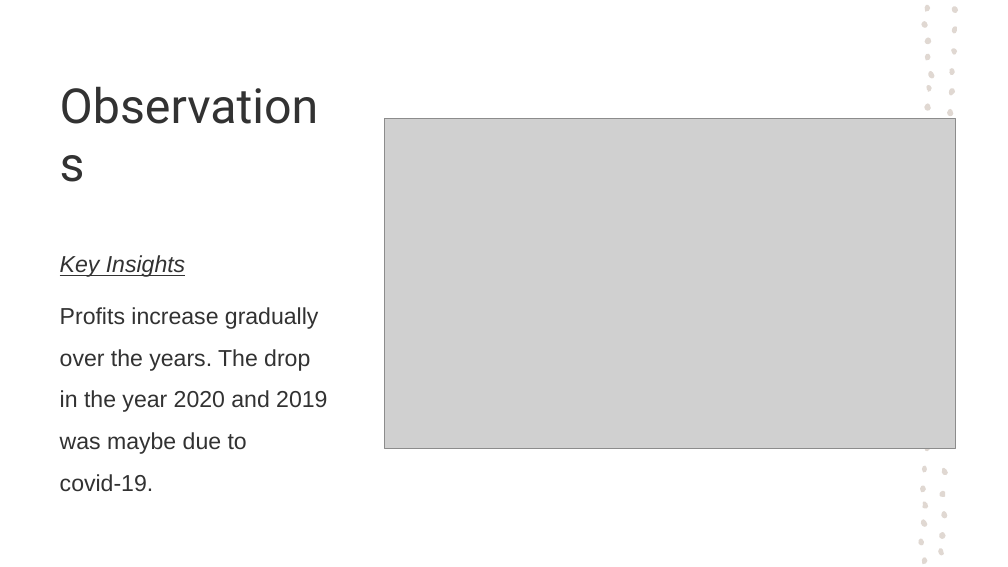
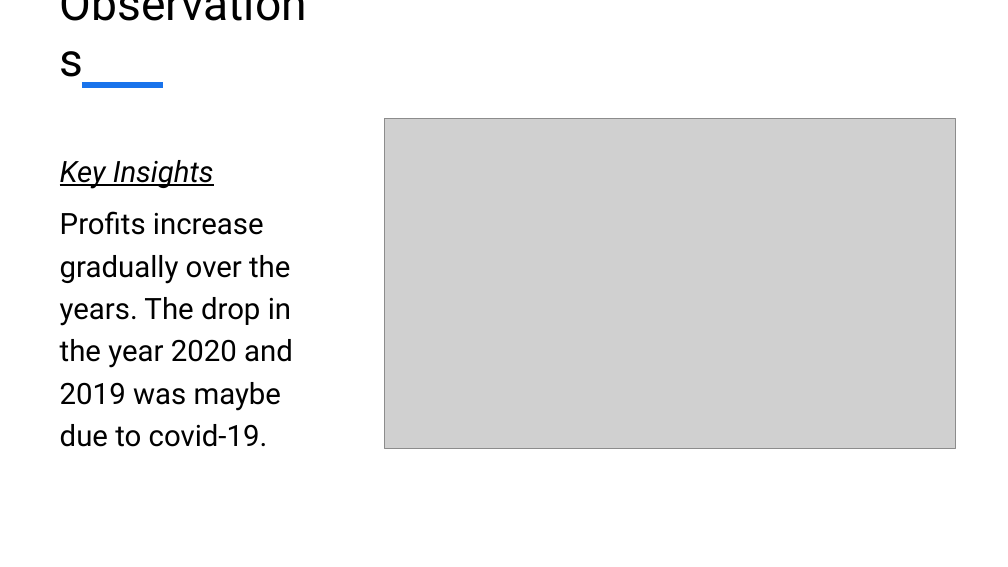
Before and after one commit to Rodgerdev/movies_data_project, a slide deck: slide 11 of Power point presentation/Box_Office_Trend_Analysis.pptx. Drawn at 1008x567 pixels with LibreOffice and Linux fonts; fonts in the diff are those of the drawing; grey boxes stand for pictures. Boxes give left, top, right and bottom in pixels: in the first picture for what was removed or moved away, otherwise in the second. Text is boxed around its words. In the diff, an @@ line names an element or a change of style, - is before the commit and + after.

```diff
--- a/Power point presentation/Box_Office_Trend_Analysis.pptx
+++ b/Power point presentation/Box_Office_Trend_Analysis.pptx
@@ title "Observations": place and size @@
-title "Observations" at bbox=[52, 53, 336, 195]
+title "Observations" at bbox=[52, 1, 336, 89]
@@ title "Observations" at bbox=[52, 1, 336, 89]: size 46 to 44 pt, text colour #323232 to #000000 @@
@@ line added from (82, 85) to (163, 85), #1973EB 6 pt @@
@@ text "Key Insights": place and size @@
-text "Key Insights" at bbox=[60, 255, 327, 492]
+text "Key Insights" at bbox=[60, 160, 293, 447]
@@ text "Key Insights" at bbox=[60, 160, 293, 447]: size 22 to 28 pt, font Arial to Roboto, text colour #323232 to #000000; line spacing 1.5 to 1.2 @@
@@ group removed at bbox=[918, 2, 959, 565]: 25 freeform shapes @@
```
Also in this commit, not shown: 20 other slides changed, 2 other files.
